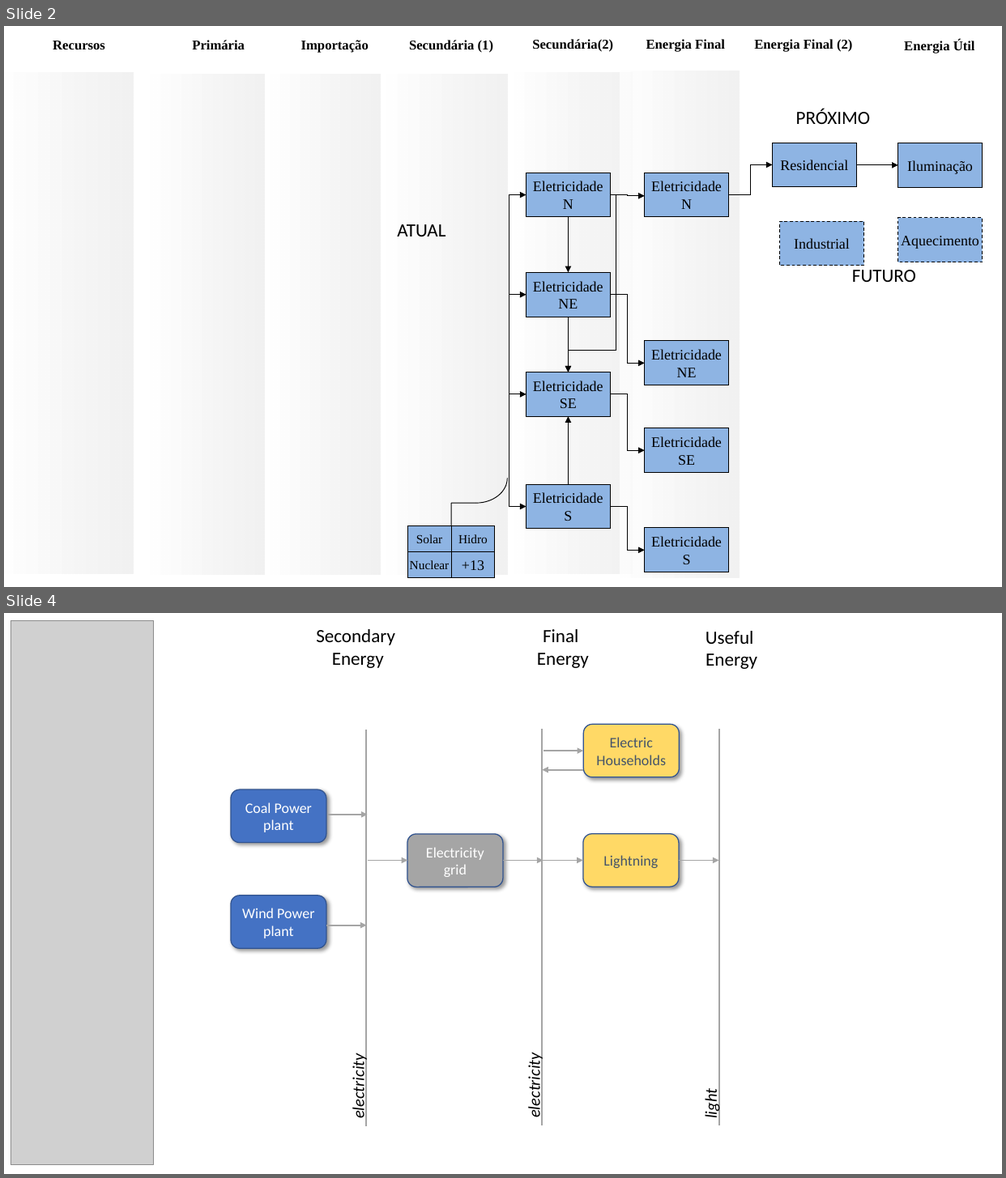
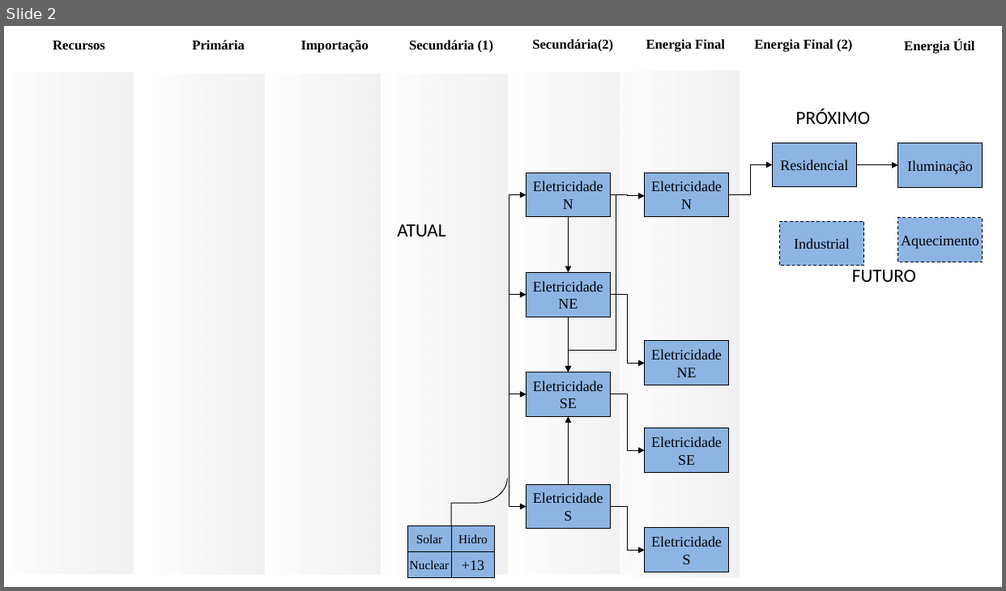
Before and after one commit to jonathanvvelasco/Rede_e_Gas, a slide deck: Documentação/1-Diagrama PPT/Cadeias Energéticas.pptx. Shown one above the other, each under a label of ours: slides 2 and 4 before the commit, slide 2 after it; the slides between them are not shown. The pictures are 1006x1178 and 1006x591 pixels, drawn with LibreOffice and Linux fonts; fonts in the diff are those of the drawing; grey boxes stand for pictures. Boxes give left, top, right and bottom in pixels: in the first picture for what was removed or moved away, otherwise in the second. Text is boxed around its words. In the diff, an @@ line names an element or a change of style, - is before the commit and + after.

```diff
--- a/Documentação/1-Diagrama PPT/Cadeias Energéticas.pptx
+++ b/Documentação/1-Diagrama PPT/Cadeias Energéticas.pptx
@@ slide 4 removed at (4,613,1002,1174), background #FFFFFF @@
@@ picture removed at (10,620,154,1165) @@
@@ text removed at (316,629,395,668) @@
-Secondary
-Energy
@@ text removed at (537,629,589,668) @@
-Final
-Energy
@@ text removed at (705,631,757,669) @@
-Useful
-Energy
@@ line removed from (366, 730) to (366, 1127) @@
@@ line removed from (543, 729) to (543, 1126) @@
@@ rounded rectangle removed at (583,725,680,777) @@
-Electric Households
@@ line removed from (720, 729) to (720, 1126) @@
@@ arrow removed from (543, 751) to (583, 751) @@
@@ arrow removed from (583, 770) to (543, 770) @@
@@ rounded rectangle removed at (231,790,326,843) @@
-Coal Power plant
@@ arrow removed from (327, 815) to (368, 815) @@
@@ rounded rectangle removed at (407,834,503,887) @@
-Electricity grid
@@ rounded rectangle removed at (583,834,680,887) @@
-Lightning
@@ arrow removed from (368, 861) to (407, 861) @@
@@ arrow removed from (503, 861) to (543, 861) @@
@@ arrow removed from (543, 861) to (583, 861) @@
@@ arrow removed from (679, 861) to (719, 861) @@
@@ rounded rectangle removed at (231,896,326,949) @@
-Wind Power plant
@@ arrow removed from (326, 925) to (366, 925) @@
@@ text removed at (348,1060,368,1118) @@
-electricity
@@ text removed at (524,1059,544,1117) @@
-electricity
@@ text removed at (701,1092,721,1118) @@
-light
```
Also in this commit, not shown: 1 slide changed, 1 other slide removed, 2 other files.
